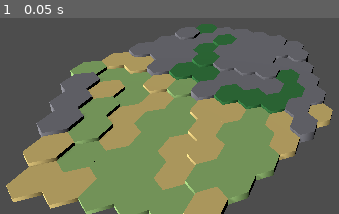
Above: before the commit, frame 1.
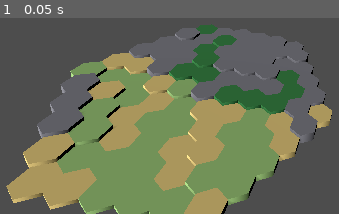
Above: after the commit, the same moment.

Repository: EdwinMorizet/hexbound
Game: Godot game, scene res://scenes/hex/hex_grid_preview.tscn
Same seed, same stepped clock (60 frames per second), same inputs: the game is played once before the commit and once after it. The project has no main scene, so this scene is started directly.
Inputs:
- Up to frame 1 (0.05 s): no input

The runs differ from the first frame. In frame 1, 3.0% of the frame differs, in the area x 1-99%, y 3-100%.
Error after the commit: Parse Error: Class "EventBus" hides an autoload singleton. (res://autoload/event_bus.gd:1)

Commit message:
up: better hex system archi

Diff:
--- /dev/null
+++ b/autoload/event_bus.gd
@@ -0,0 +1,22 @@
+class_name EventBus
+extends Node
+
+## Terrain and board lifecycle.
+signal hex_grid_generated(tile_count: int)
+signal terrain_state_applied(q: int, r: int, state_name: String)
+
+## Turn and economy lifecycle.
+signal round_started(round_index: int)
+signal unit_activation_started(player_id: int, unit_id: int)
+signal unit_prayed(player_id: int, unit_id: int, shrine_q: int, shrine_r: int)
+signal mana_changed(player_id: int, current_mana: int, delta: int)
+signal shrine_captured(player_id: int, unit_id: int, shrine_q: int, shrine_r: int, shrine_element: String)
+
+## Combat lifecycle.
+signal attack_resolved(attacker_id: int, defender_id: int, dealt_damage: int, was_counter_attack: bool)
+signal unit_defeated(unit_id: int)
+signal commander_defeated(player_id: int, commander_unit_id: int)
+
+## Card lifecycle.
+signal card_played(player_id: int, card_id: String, spent_mana: int)
+signal card_drawn(player_id: int, card_id: String)
--- a/autoload/hex_grid_api.gd
+++ b/autoload/hex_grid_api.gd
@@ -11,68 +11,26 @@
 	MOUNTAIN_PEAK,
 }
 
-@export_group("Grid")
-## The hex map side length in tiles.
-@export_range(2, 16, 1) var side_length: int = 5
-## Seed used for deterministic generation.
-@export_range(-2147483648, 2147483647, 1) var map_seed: int = 1337
-
-@export_group("Noise")
-## Frequency used for elevation noise.
-@export_range(0.001, 1.0, 0.001) var elevation_frequency: float = 0.09
-## Octaves used for elevation noise.
-@export_range(1, 8, 1) var elevation_octaves: int = 4
-## Frequency used for moisture noise.
-@export_range(0.001, 1.0, 0.001) var moisture_frequency: float = 0.12
-## Octaves used for moisture noise.
-@export_range(1, 8, 1) var moisture_octaves: int = 3
-## Moisture threshold below which height 1-2 becomes desert.
-@export_range(-1.0, 1.0, 0.01) var desert_moisture_threshold: float = -0.05
-## Moisture threshold above which higher land becomes forest.
-@export_range(-1.0, 1.0, 0.01) var forest_moisture_threshold: float = 0.18
-
-@export_group("Geometry")
-## Hex radius used for world-space placement.
-@export var tile_radius: float = 1.0
-## Vertical step between tile height levels.
-@export_range(0.01, 10.0, 0.01) var height_step: float = 0.3
-
 var _tiles_ordered: Array[HexGridTileData] = []
-var _generation_core: HexGridGenerationCore = HexGridGenerationCore.new()
 
 
-func _ready() -> void:
-	generate_grid()
+# Stores externally generated tiles and emits the standard grid signals.
+func set_tiles(tiles: Array[HexGridTileData]) -> void:
+	_tiles_ordered = tiles
+	_emit_grid_generated()
 
 
-func configure(settings: HexGridGenerationSettings) -> void:
-	if settings == null:
-		return
-	_generation_core.configure(settings)
-	_sync_exports_from_core()
-
-
-func generate_grid(settings: HexGridGenerationSettings = null) -> Array[HexGridTileData]:
-	if settings != null:
-		_generation_core.configure(settings)
-		_sync_exports_from_core()
-	else:
-		_sync_core_from_exports()
-
-	_tiles_ordered = _generation_core.generate_grid()
-
-	grid_generated.emit(_tiles_ordered.size())
-	return _tiles_ordered
-
-
+# Returns the most recently generated tile array.
 func get_all_tiles() -> Array[HexGridTileData]:
 	return _tiles_ordered
 
 
+# Returns true when a tile exists at the requested axial coordinate.
 func has_tile(q: int, r: int) -> bool:
 	return get_tile(q, r) != null
 
 
+# Finds the tile for an axial coordinate by scanning the cached tile list.
 func get_tile(q: int, r: int) -> HexGridTileData:
 	for tile in _tiles_ordered:
 		if int(tile.coord_h.x) == q and int(tile.coord_h.y) == r:
@@ -80,6 +38,7 @@
 	return null
 
 
+# Returns the stored coord_h vector for a tile, or Vector4.ZERO when missing.
 func get_coord_h(q: int, r: int) -> Vector4:
 	var tile := get_tile(q, r)
 	if tile == null:
@@ -87,6 +46,7 @@
 	return tile.coord_h
 
 
+# Returns the height at an axial coordinate, or -1 when no tile exists.
 func get_height_at(q: int, r: int) -> int:
 	var tile := get_tile(q, r)
 	if tile == null:
@@ -94,6 +54,7 @@
 	return tile.height
 
 
+# Returns the biome at an axial coordinate, or -1 when no tile exists.
 func get_biome_at(q: int, r: int) -> int:
 	var tile := get_tile(q, r)
 	if tile == null:
@@ -101,6 +62,7 @@
 	return tile.biome
 
 
+# Returns the cached world position for a tile, or Vector3.ZERO when missing.
 func get_world_position(q: int, r: int) -> Vector3:
 	var tile := get_tile(q, r)
 	if tile == null:
@@ -108,10 +70,7 @@
 	return tile.world_position
 
 
-func axial_to_world(q: int, r: int, height: int = 0) -> Vector3:
-	return _generation_core.axial_to_world(q, r, height)
-
-
+# Maps a biome enum value to a readable display string.
 func biome_to_string(biome: int) -> String:
 	match biome:
 		Biome.WATER:
@@ -130,28 +89,9 @@
 			return "Unknown"
 
 
-
-func _sync_core_from_exports() -> void:
-	_generation_core.side_length = side_length
-	_generation_core.map_seed = map_seed
-	_generation_core.elevation_frequency = elevation_frequency
-	_generation_core.elevation_octaves = elevation_octaves
-	_generation_core.moisture_frequency = moisture_frequency
-	_generation_core.moisture_octaves = moisture_octaves
-	_generation_core.desert_moisture_threshold = desert_moisture_threshold
-	_generation_core.forest_moisture_threshold = forest_moisture_threshold
-	_generation_core.tile_radius = tile_radius
-	_generation_core.height_step = height_step
-
-
-func _sync_exports_from_core() -> void:
-	side_length = _generation_core.side_length
-	map_seed = _generation_core.map_seed
-	elevation_frequency = _generation_core.elevation_frequency
-	elevation_octaves = _generation_core.elevation_octaves
-	moisture_frequency = _generation_core.moisture_frequency
-	moisture_octaves = _generation_core.moisture_octaves
-	desert_moisture_threshold = _generation_core.desert_moisture_threshold
-	forest_moisture_threshold = _generation_core.forest_moisture_threshold
-	tile_radius = _generation_core.tile_radius
-	height_step = _generation_core.height_step
+# Emits the local and global grid-generated signals for the current tile cache.
+func _emit_grid_generated() -> void:
+	grid_generated.emit(_tiles_ordered.size())
+	if has_node("/root/EventBus"):
+		var event_bus: EventBus = get_node("/root/EventBus")
+		event_bus.hex_grid_generated.emit(_tiles_ordered.size())
--- /dev/null
+++ b/data/hex/hex_grid_visual_core.gd
@@ -0,0 +1,51 @@
+class_name HexGridVisualCore
+extends RefCounted
+
+var tile_radius: float = 1.0
+var tile_thickness: float = 0.25
+
+
+func build_hex_mesh(height: float) -> CylinderMesh:
+	var mesh := CylinderMesh.new()
+	mesh.top_radius = tile_radius
+	mesh.bottom_radius = tile_radius
+	mesh.height = height
+	mesh.radial_segments = 6
+	mesh.rings = 1
+	return mesh
+
+
+
+func build_collider_shape(mesh: Mesh) -> Shape3D:
+	if mesh == null:
+		return null
+	var shape := mesh.create_convex_shape()
+	if shape != null:
+		return shape
+	return mesh.create_trimesh_shape()
+
+
+func build_biome_material(biome: int) -> StandardMaterial3D:
+	var material := StandardMaterial3D.new()
+	material.albedo_color = biome_color(biome)
+	material.roughness = 0.85
+	material.metallic = 0.0
+	return material
+
+
+func biome_color(biome: int) -> Color:
+	match biome:
+		0:
+			return Color(0.20, 0.40, 0.85)
+		1:
+			return Color(0.84, 0.74, 0.45)
+		2:
+			return Color(0.56, 0.72, 0.43)
+		3:
+			return Color(0.19, 0.48, 0.24)
+		4:
+			return Color(0.46, 0.46, 0.49)
+		5:
+			return Color(0.86, 0.86, 0.89)
+		_:
+			return Color(1.0, 0.0, 1.0)
--- a/project.godot
+++ b/project.godot
@@ -16,6 +16,7 @@
 
 [autoload]
 
+EventBus="*res://autoload/event_bus.gd"
 HexGridAPI="*res://autoload/hex_grid_api.gd"
 
 [physics]
--- a/scripts/hex/hex_grid_generator_3d.gd
+++ b/scripts/hex/hex_grid_generator_3d.gd
@@ -5,7 +5,7 @@
 @export_group("Behavior")
 ## Generates immediately when the node enters the scene tree.
 @export var auto_generate_on_ready: bool = true
-## Uses the autoload singleton instead of local generation logic.
+## Publishes generated tiles to the autoload singleton when available.
 @export var sync_with_autoload: bool = true
 ## Clears previously generated tiles before rebuilding the grid.
 @export var clear_before_generate: bool = true
@@ -47,6 +47,7 @@
 @export_tool_button("Regenerate") var regenerate_in_editor: Callable = _regenerate_with_new_seed
 
 var _generation_core: HexGridGenerationCore = HexGridGenerationCore.new()
+var _visual_core: HexGridVisualCore = HexGridVisualCore.new()
 
 
 func _ready() -> void:
@@ -70,17 +71,14 @@
 
 
 func _generate_tiles() -> Array[HexGridTileData]:
-	if sync_with_autoload and has_node("/root/HexGridAPI"):
-		var api = get_node("/root/HexGridAPI")
-		var settings := _create_generation_settings()
-		api.generate_grid(settings)
-		return api.get_all_tiles()
-	return _generate_tiles_local()
-
-
-func _generate_tiles_local() -> Array[HexGridTileData]:
 	_sync_core_from_exports()
-	return _generation_core.generate_grid()
+	var tiles := _generation_core.generate_grid()
+	_visual_core.tile_radius = tile_radius
+	_visual_core.tile_thickness = tile_thickness
+	if sync_with_autoload and not Engine.is_editor_hint() and has_node("/root/HexGridAPI"):
+		var api: HexGridAPI = get_node("/root/HexGridAPI")
+		api.set_tiles(tiles)
+	return tiles
 
 
 func _render_tiles(tiles: Array[HexGridTileData]) -> void:
@@ -89,7 +87,7 @@
 		var coord_h: Vector4 = tile.coord_h
 		var biome: int = tile.biome
 		var world_position: Vector3 = tile.world_position
-		var cell_height := height_step
+		var cell_height := tile_thickness
 
 		var tile_root := Node3D.new()
 		tile_root.name = "Hex_%d_%d_%d" % [int(coord_h.x), int(coord_h.y), int(coord_h.z)]
@@ -102,14 +100,14 @@
 		root.add_child(tile_root)
 
 		var mesh_instance := MeshInstance3D.new()
-		mesh_instance.mesh = _create_hex_mesh(tile.height * height_step)
-		mesh_instance.material_override = _create_biome_material(biome)
+		mesh_instance.mesh = _visual_core.build_hex_mesh(max(tile_thickness, float(tile.height) * height_step))
+		mesh_instance.material_override = _visual_core.build_biome_material(biome)
 		mesh_instance.position = Vector3(0.0, cell_height * 0.5, 0.0)
 		mesh_instance.rotation_degrees = Vector3(0.0, 30.0, 0.0)
 		tile_root.add_child(mesh_instance)
 
 		if generate_collision:
-			_add_collision(tile_root, cell_height)
+			_add_collision(tile_root, mesh_instance.mesh)
 
 		if Engine.is_editor_hint() and persist_generated_nodes_in_scene:
 			var scene_owner := _get_scene_owner()
@@ -135,83 +133,18 @@
 		child.queue_free()
 
 
-func _create_hex_mesh(height:float) -> CylinderMesh:
-	var mesh := CylinderMesh.new()
-	mesh.top_radius = tile_radius
-	mesh.bottom_radius = tile_radius
-	mesh.height = height
-	mesh.radial_segments = 6
-	mesh.rings = 1
-	return mesh
-
-
-func _create_generation_settings() -> HexGridGenerationSettings:
-	var settings := HexGridGenerationSettings.new()
-	settings.side_length = side_length
-	settings.map_seed = world_seed
-	settings.elevation_frequency = elevation_frequency
-	settings.elevation_octaves = elevation_octaves
-	settings.moisture_frequency = moisture_frequency
-	settings.moisture_octaves = moisture_octaves
-	settings.desert_moisture_threshold = desert_moisture_threshold
-	settings.forest_moisture_threshold = forest_moisture_threshold
-	settings.tile_radius = tile_radius
-	settings.height_step = height_step
-	return settings
-
-
-func _add_collision(tile_root: Node3D, cell_height: float) -> void:
+func _add_collision(tile_root: Node3D, mesh: Mesh) -> void:
 	var body := StaticBody3D.new()
 	body.name = "CollisionBody"
-	body.position = Vector3(0.0, cell_height * 0.5, 0.0)
+	body.position = Vector3(0.0, tile_thickness * 0.5, 0.0)
 
 	var collision_shape := CollisionShape3D.new()
 	collision_shape.name = "CollisionShape"
 
-	var shape := ConvexPolygonShape3D.new()
-	shape.points = _create_hex_prism_points(tile_radius, cell_height)
-	collision_shape.shape = shape
+	collision_shape.shape = _visual_core.build_collider_shape(mesh)
 
 	body.add_child(collision_shape)
 	tile_root.add_child(body)
-
-
-func _create_hex_prism_points(radius: float, thickness: float) -> PackedVector3Array:
-	var points := PackedVector3Array()
-	var half_h := thickness * 0.5
-	for i in range(6):
-		var angle := deg_to_rad(30.0 + float(i) * 60.0)
-		var x := cos(angle) * radius
-		var z := sin(angle) * radius
-		points.append(Vector3(x, half_h, z))
-		points.append(Vector3(x, -half_h, z))
-	return points
-
-
-func _create_biome_material(biome: int) -> StandardMaterial3D:
-	var material := StandardMaterial3D.new()
-	material.albedo_color = _biome_color(biome)
-	material.roughness = 0.85
-	material.metallic = 0.0
-	return material
-
-
-func _biome_color(biome: int) -> Color:
-	match biome:
-		0:
-			return Color(0.20, 0.40, 0.85)
-		1:
-			return Color(0.84, 0.74, 0.45)
-		2:
-			return Color(0.56, 0.72, 0.43)
-		3:
-			return Color(0.19, 0.48, 0.24)
-		4:
-			return Color(0.46, 0.46, 0.49)
-		5:
-			return Color(0.86, 0.86, 0.89)
-		_:
-			return Color(1.0, 0.0, 1.0)
 
 
 func _sync_core_from_exports() -> void:
